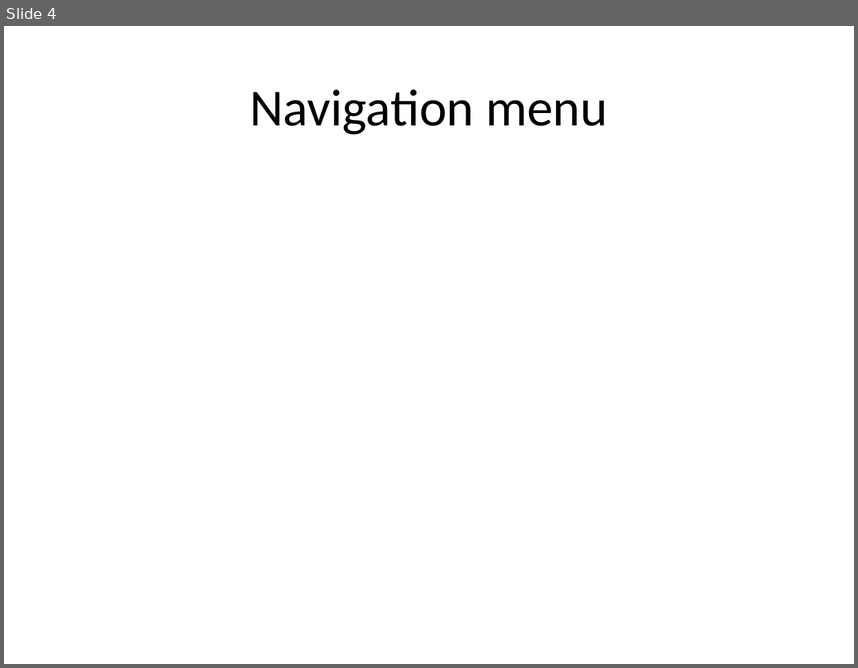
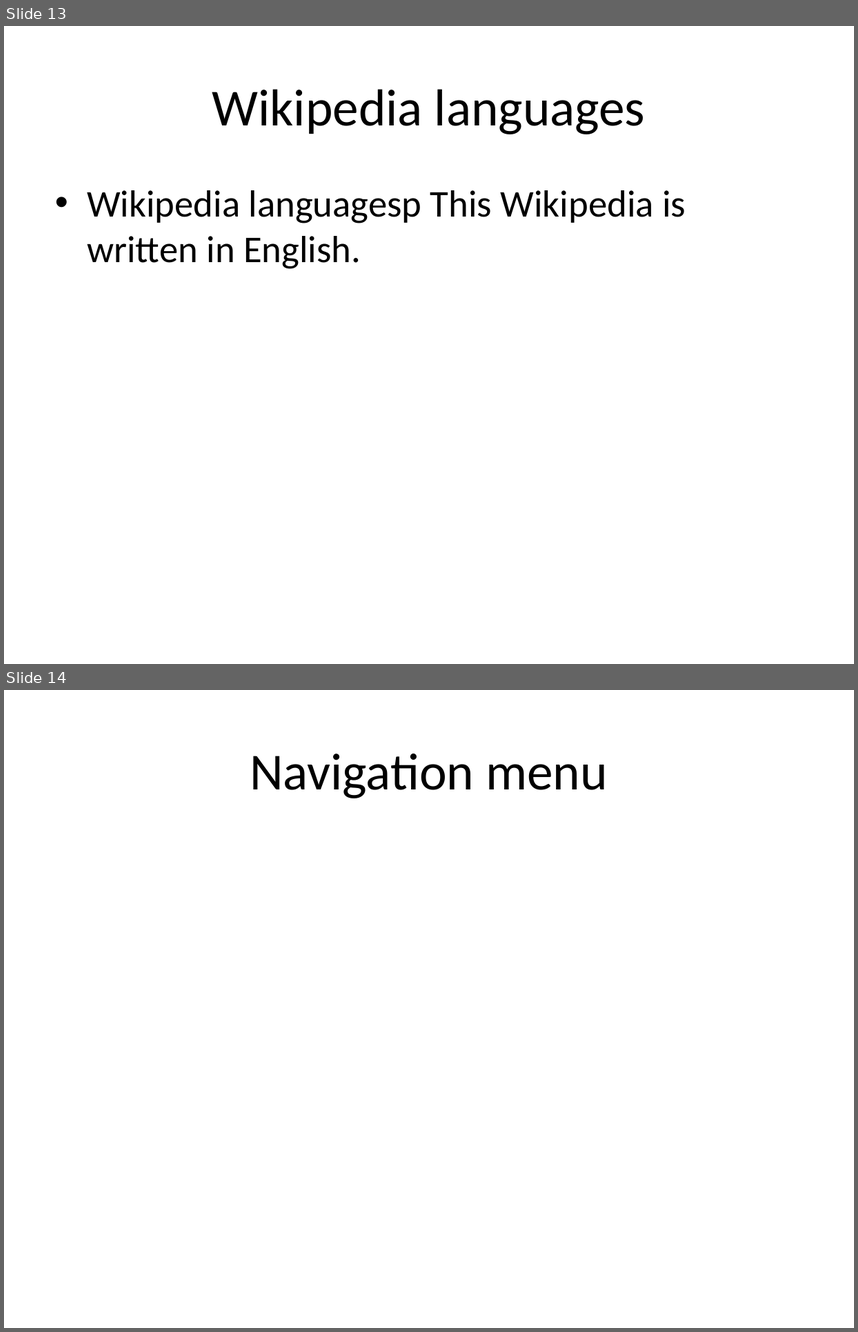
Before and after one commit to eppisai/Uplift---Smart-educational-Platform, a slide deck: AutoPPT-main/AutoPPT-main/something.pptx. Shown one above the other, each under a label of ours: slide 4 before the commit, slides 13 and 14 after it. The pictures are 858x668 and 858x1332 pixels, drawn with LibreOffice and Linux fonts; fonts in the diff are those of the drawing. Boxes give left, top, right and bottom in pixels: in the first picture for what was removed or moved away, otherwise in the second. Text is boxed around its words. In the diff, an @@ line names an element or a change of style, - is before the commit and + after.

```diff
--- a/AutoPPT-main/AutoPPT-main/something.pptx
+++ b/AutoPPT-main/AutoPPT-main/something.pptx
@@ slide 13 added at <box>4,26,854,664</box>, background #FFFFFF @@
@@ title added at <box>212,89,645,134</box>, 44 pt, text #000000 @@
+Wikipedia languages
@@ text added at <box>87,190,686,269</box>, 32 pt, text #000000 @@
+• Wikipedia languagesp This Wikipedia is written in English.
@@ what was slide 4 is now slide 14 @@
```
Also in this commit, not shown: 2 slides changed, 12 other slides added, 1 slide removed, 6 other files.
